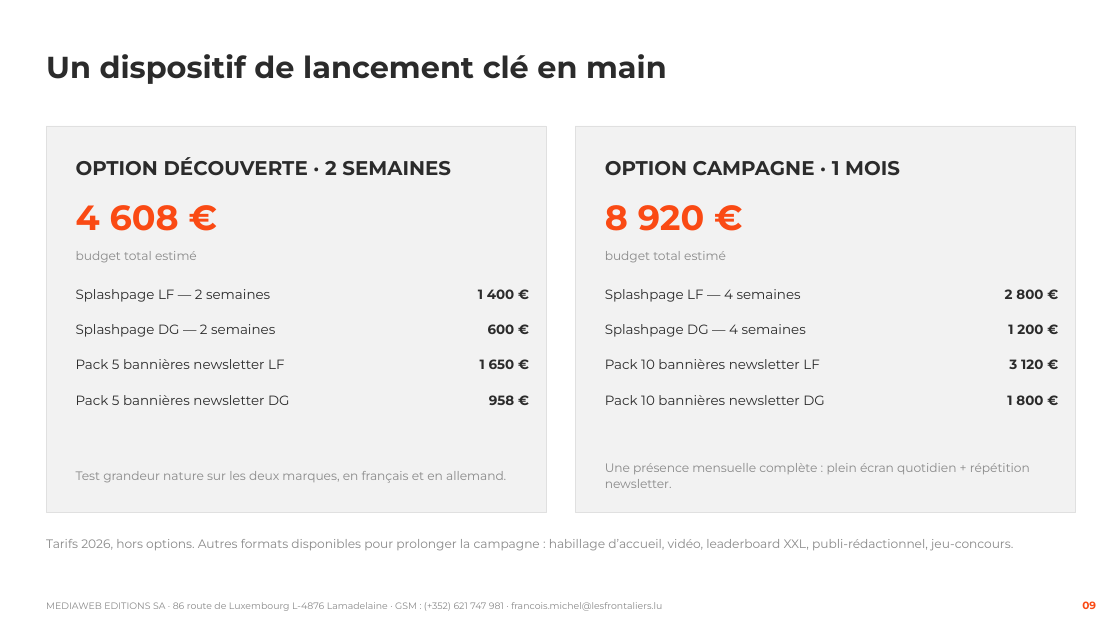
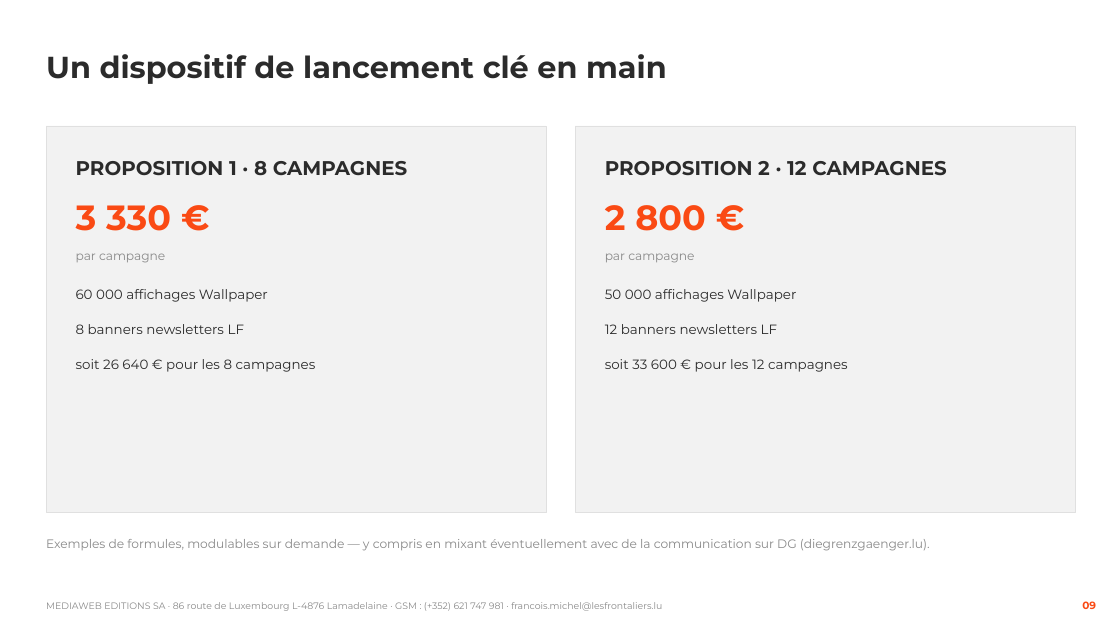
Before and after one commit to michelfrancoismf-hub/pr-sentation-Leclerc, a slide deck: slide 9 of Proposition_ELeclerc_revisee_v2.pptx. Drawn at 1120x630 pixels with LibreOffice and Linux fonts; fonts in the diff are those of the drawing. Boxes give left, top, right and bottom in pixels: in the first picture for what was removed or moved away, otherwise in the second. Text is boxed around its words. In the diff, an @@ line names an element or a change of style, - is before the commit and + after.

Commit message:
Slide 9 : remplacement des deux options tarifaires par les nouvelles formules campagnes

```diff
--- a/Proposition_ELeclerc_revisee_v2.pptx
+++ b/Proposition_ELeclerc_revisee_v2.pptx
@@ text at <box>76,161,408,176</box>: text changed @@
-OPTION DÉCOUVERTE · 2 SEMAINES
+PROPOSITION 1 · 8 CAMPAGNES
@@ text at <box>605,161,947,176</box>: text changed @@
-OPTION CAMPAGNE · 1 MOIS
+PROPOSITION 2 · 12 CAMPAGNES
@@ text at <box>76,205,171,231</box>: text changed @@
-4 608 €
+3 330 €
@@ text at <box>605,205,706,231</box>: text changed @@
-8 920 €
+2 800 €
@@ text at <box>76,253,165,263</box>: text changed @@
-budget total estimé
+par campagne
@@ text at <box>605,253,694,263</box>: text changed @@
-budget total estimé
+par campagne
@@ text at <box>76,289,268,302</box>: text changed @@
-Splashpage LF — 2 semaines
+60 000 affichages Wallpaper
@@ text removed at <box>478,289,514,299</box> @@
-1 400 €
@@ text at <box>605,289,796,302</box>: text changed @@
-Splashpage LF — 4 semaines
+50 000 affichages Wallpaper
@@ text removed at <box>1005,289,1043,299</box> @@
-2 800 €
@@ text at <box>76,324,244,334</box>: text changed @@
-Splashpage DG — 2 semaines
+8 banners newsletters LF
@@ text removed at <box>488,324,515,334</box> @@
-600 €
@@ text at <box>605,324,777,334</box>: text changed @@
-Splashpage DG — 4 semaines
+12 banners newsletters LF
@@ text removed at <box>1008,324,1043,334</box> @@
-1 200 €
@@ text at <box>76,359,316,372</box>: text changed @@
-Pack 5 bannières newsletter LF
+soit 26 640 € pour les 8 campagnes
@@ text removed at <box>480,359,515,369</box> @@
-1 650 €
@@ text at <box>605,359,848,372</box>: text changed @@
-Pack 10 bannières newsletter LF
+soit 33 600 € pour les 12 campagnes
@@ text removed at <box>1009,359,1043,369</box> @@
-3 120 €
@@ text removed at <box>76,395,289,405</box> @@
-Pack 5 bannières newsletter DG
@@ text removed at <box>489,395,514,405</box> @@
-958 €
@@ text removed at <box>605,395,824,405</box> @@
-Pack 10 bannières newsletter DG
@@ text removed at <box>1007,395,1043,405</box> @@
-1 800 €
@@ text removed at <box>76,471,506,483</box> @@
-Test grandeur nature sur les deux marques, en français et en allemand.
@@ text removed at <box>605,463,1030,488</box> @@
-Une présence mensuelle complète : plein écran quotidien + répétition newsletter.
@@ text at <box>46,539,930,551</box>: text changed @@
-Tarifs 2026, hors options. Autres formats disponibles pour prolonger la campagne : habillage d’accueil, vidéo, leaderboard XXL, publi-rédactionnel, jeu-concours.
+Exemples de formules, modulables sur demande — y compris en mixant éventuellement avec de la communication sur DG (diegrenzgaenger.lu).
```
